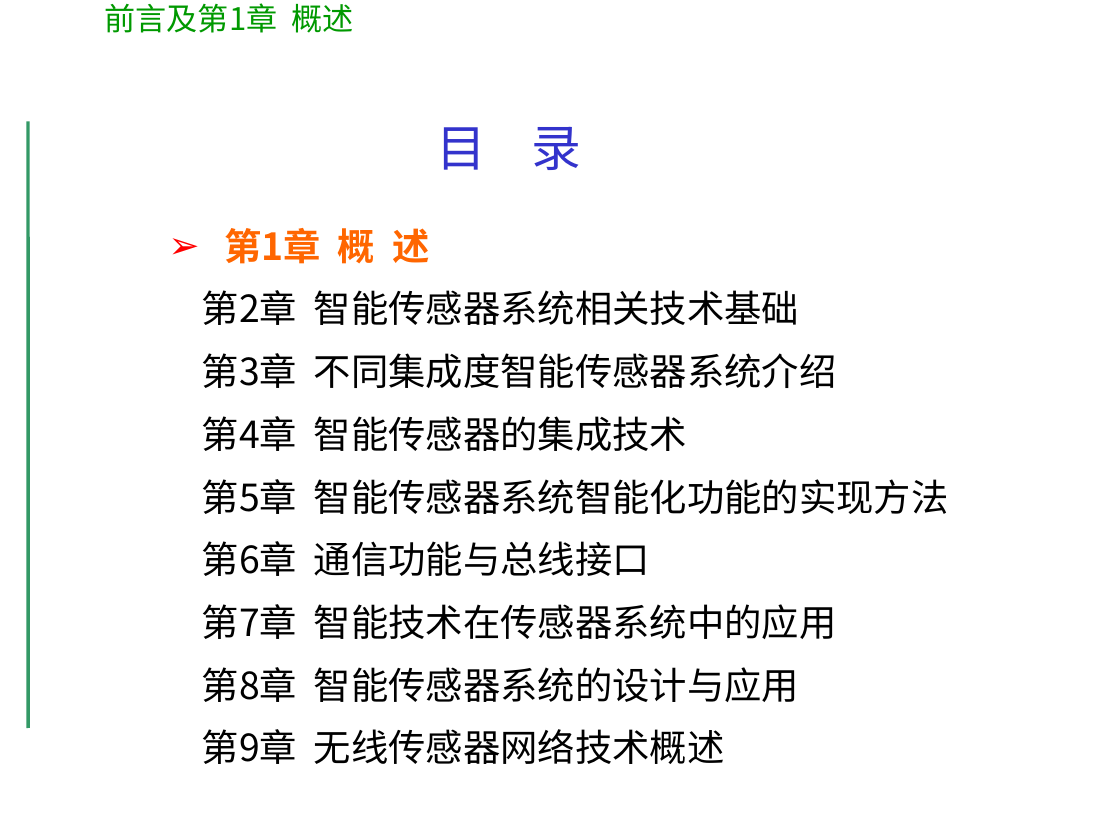
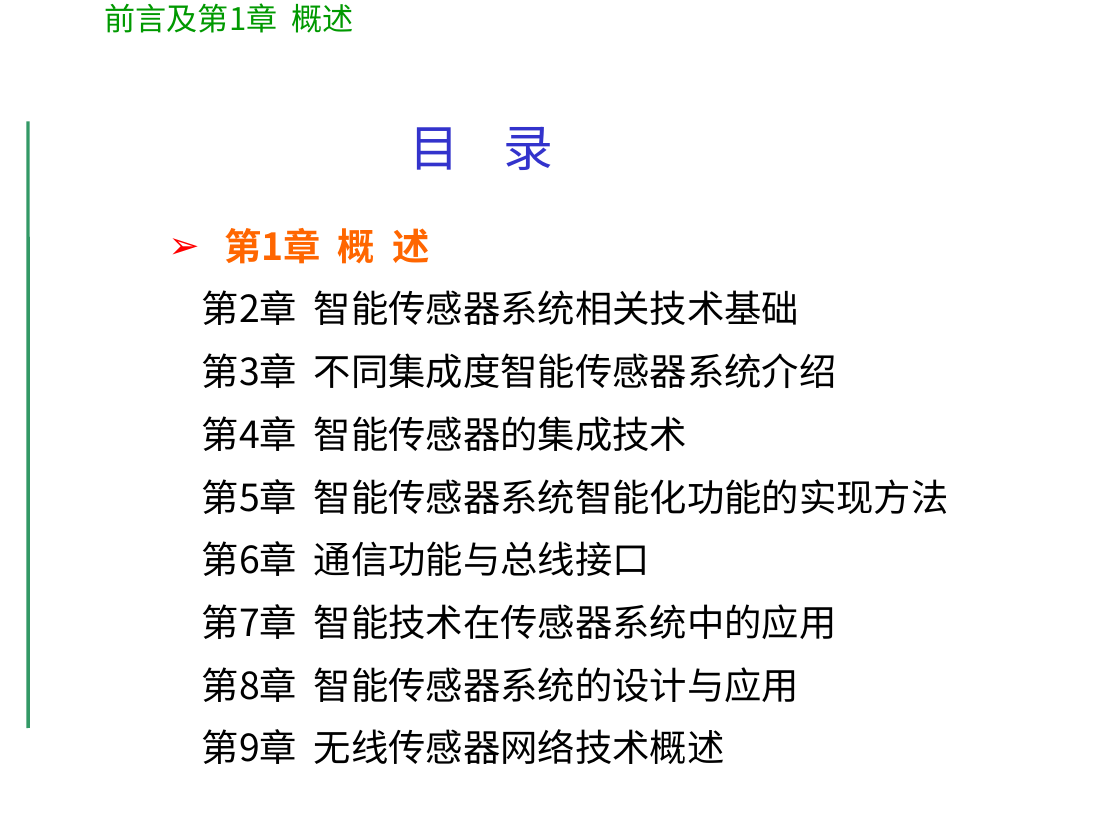
Before and after one commit to hellozhaihy/SmartSensor, a slide deck: slide 11 of PPTs/chapter01.ppt (slide 10 before the commit). Drawn at 1120x840 pixels with LibreOffice and Linux fonts; fonts in the diff are those of the drawing; background and template pictures are left out. Boxes give left, top, right and bottom in pixels: in the first picture for what was removed or moved away, otherwise in the second. Text is boxed around its words. In the diff, an @@ line names an element or a change of style, - is before the commit and + after.

```diff
--- a/PPTs/chapter01.ppt
+++ b/PPTs/chapter01.ppt
@@ text "目 录": place and size @@
-text "目 录" at [437,127,581,170]
+text "目 录" at [409,127,554,170]
```
Also in this commit, not shown: 2 other slides changed, 3 slides added, 1 slide removed, 8 other files.
